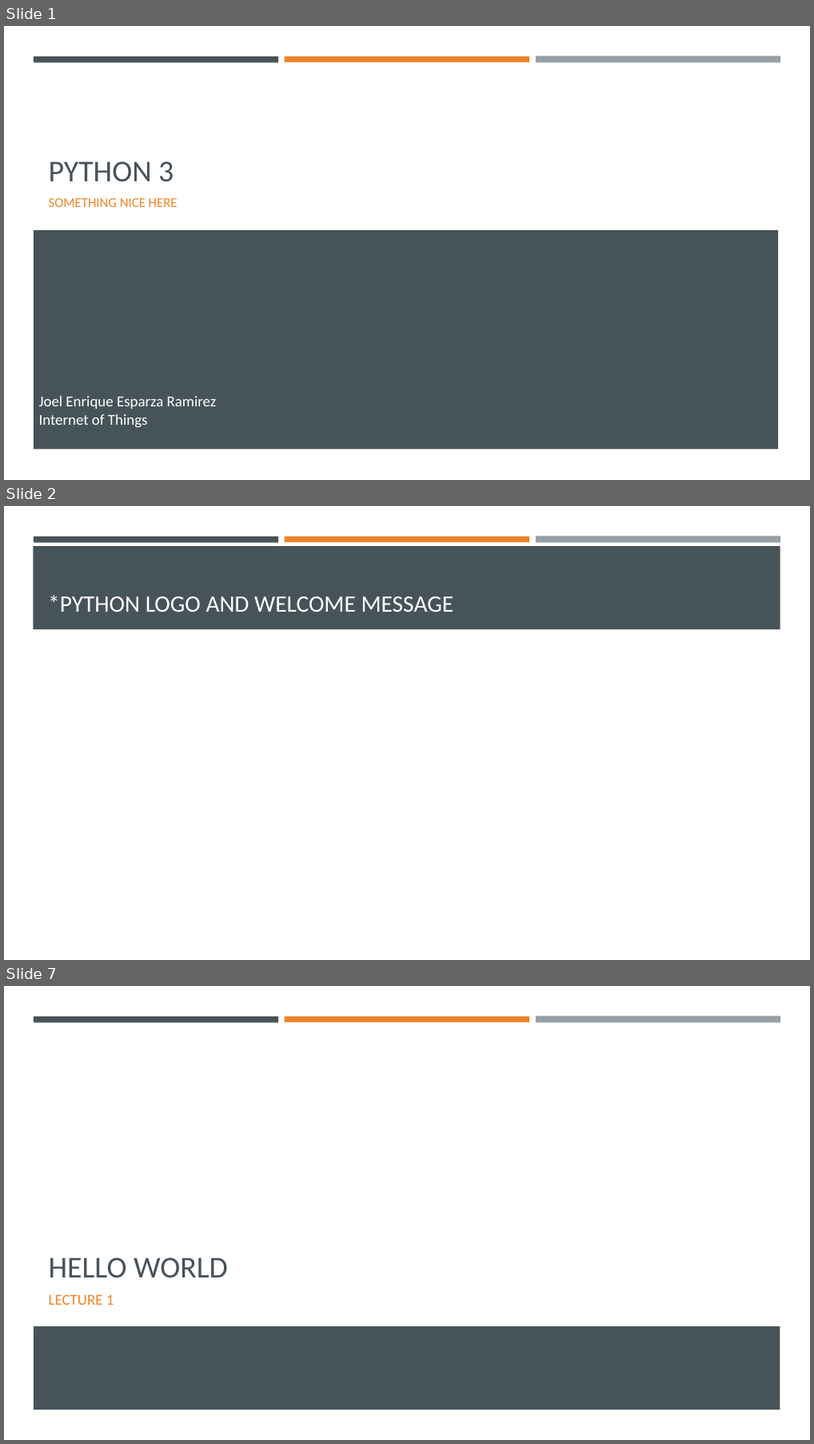
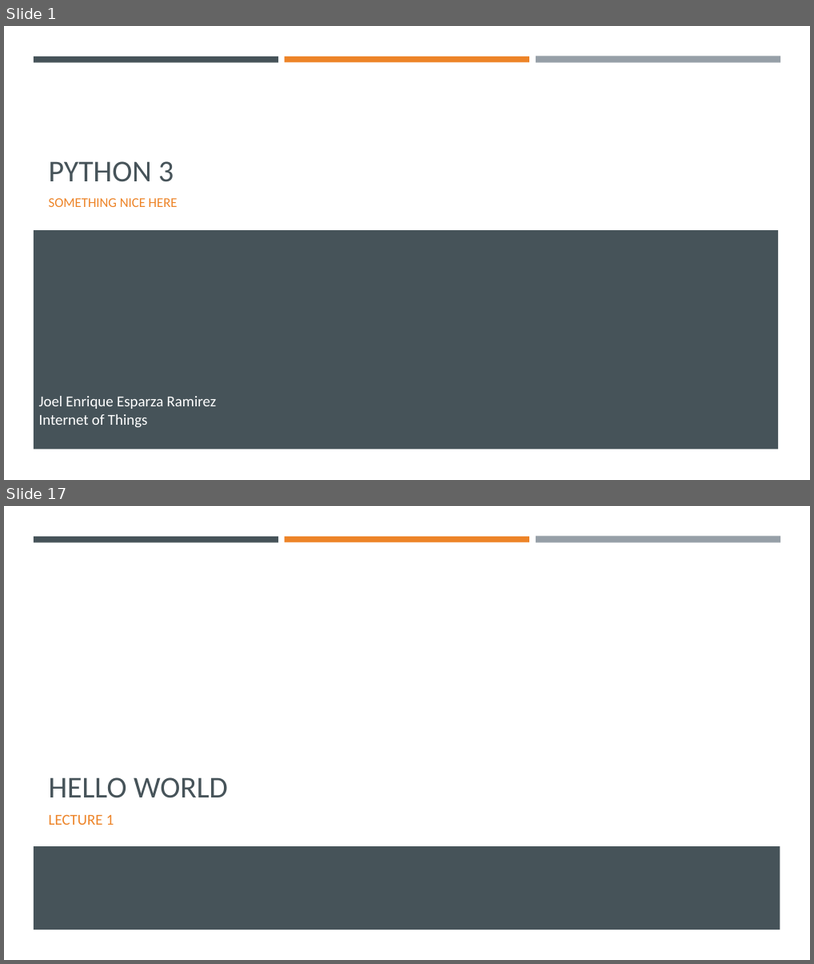
Before and after one commit to Ghost0396/iot, a slide deck: python/Python 3.pptx. Shown one above the other, each under a label of ours: slides 1, 2 and 7 before the commit, slides 1 and 17 after it; the slides between them are not shown. The pictures are 814x1444 and 814x964 pixels, drawn with LibreOffice and Linux fonts; fonts in the diff are those of the drawing. Boxes give left, top, right and bottom in pixels: in the first picture for what was removed or moved away, otherwise in the second. Text is boxed around its words. In the diff, an @@ line names an element or a change of style, - is before the commit and + after.

Commit message:
update Python3 lecture

```diff
--- a/python/Python 3.pptx
+++ b/python/Python 3.pptx
@@ slide 2 removed at <box>4,506,810,960</box>, background #FFFFFF; not listed: 3 template elements that a slide beside it also shows @@
@@ rectangle removed at <box>33,546,781,629</box> @@
@@ title removed at <box>48,595,454,612</box> @@
-*PYTHON LOGO AND WELCOME MESSAGE
@@ what was slide 7 is now slide 17 @@
```
Also in this commit, not shown: 4 slides changed, 13 slides added, 2 other slides removed, 4 other files.
